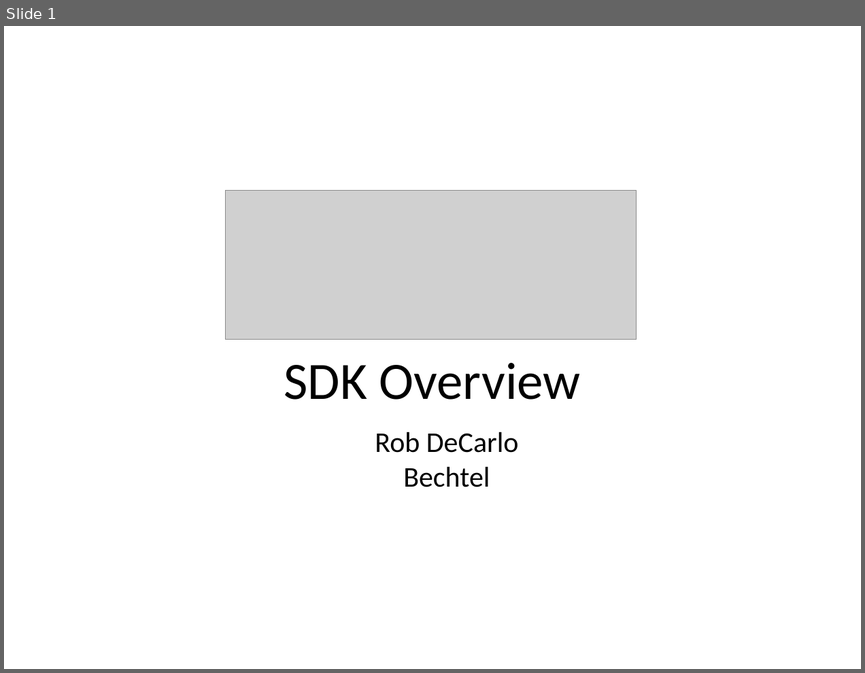
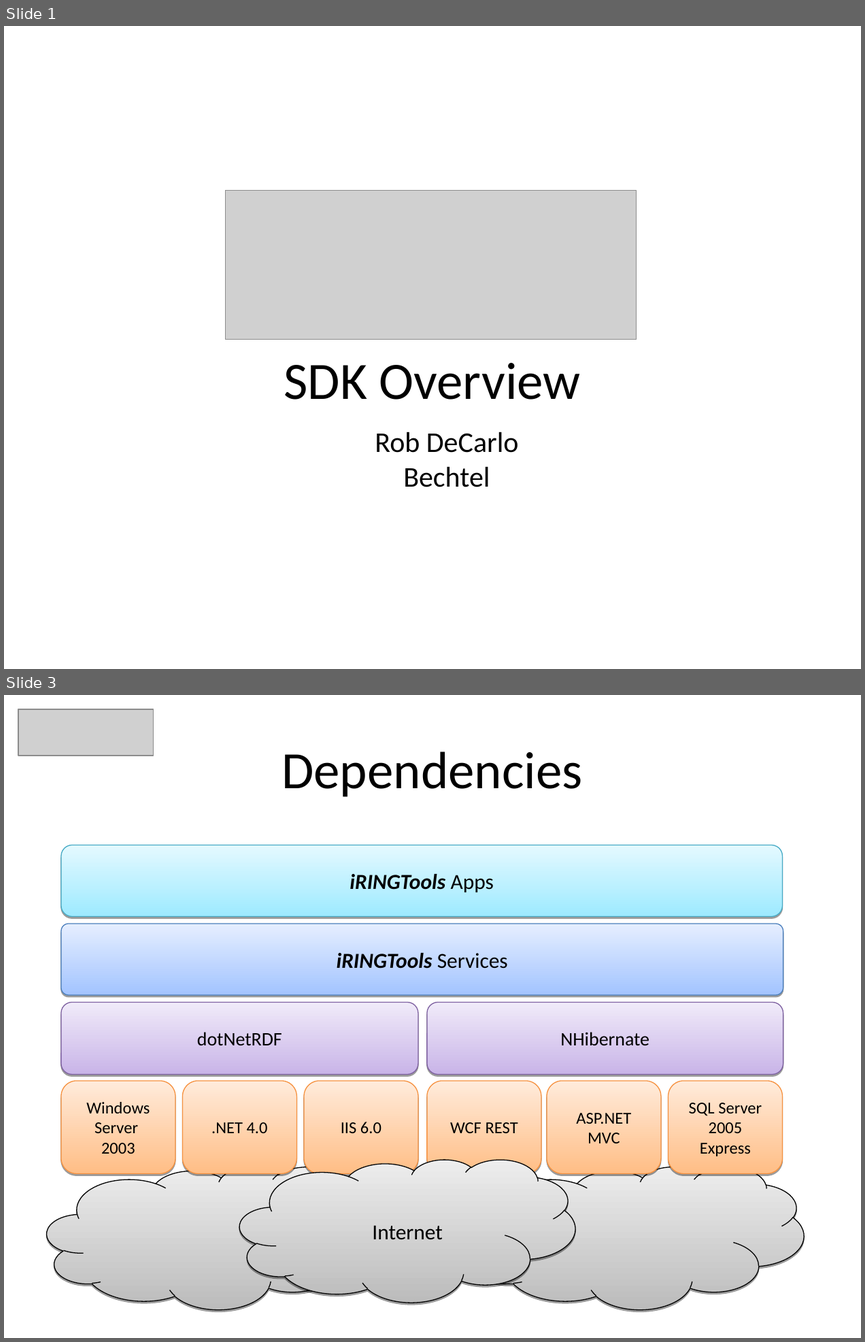
Before and after one commit to heyena/iring-tools, a slide deck: branches/2.0.x/Documentation/iRINGTools_SDK_Overview_v2.0.0.ppt. Shown one above the other, each under a label of ours: slide 1 before the commit, slides 1 and 3 after it; the slides between them are not shown. The pictures are 865x673 and 865x1342 pixels, drawn with LibreOffice and Linux fonts; fonts in the diff are those of the drawing; grey boxes stand for pictures; background and template pictures are left out. Boxes give left, top, right and bottom in pixels: in the first picture for what was removed or moved away, otherwise in the second. Text is boxed around its words. In the diff, an @@ line names an element or a change of style, - is before the commit and + after.

```diff
--- a/branches/2.0.x/Documentation/iRINGTools_SDK_Overview_v2.0.0.ppt
+++ b/branches/2.0.x/Documentation/iRINGTools_SDK_Overview_v2.0.0.ppt
@@ slide 3 added at <box>4,695,861,1338</box>, background #FFFFFF @@
@@ picture added at <box>18,709,154,756</box> @@
@@ text added at <box>281,751,582,797</box>, 44 pt, text #000000 @@
+Dependencies
@@ rounded rectangle added at <box>61,845,783,916</box>, fill gradient #9EEAFF to #E4F9FF, outline #46AAC5 0.74 pt, 18 pt, text #000000, bold, italic @@
+iRINGTools Apps
@@ rounded rectangle added at <box>61,923,784,995</box>, fill gradient #A3C4FF to #E5EEFF, outline #4A7EBB 0.74 pt, 18 pt, text #000000, bold, italic @@
+iRINGTools Services
@@ rounded rectangle added at <box>61,1002,419,1074</box>, fill gradient #C9B5E8 to #F0EAF9, outline #7D60A0 0.74 pt, 16 pt, text #000000 @@
+dotNetRDF
@@ rounded rectangle added at <box>427,1002,784,1074</box>, fill gradient #C9B5E8 to #F0EAF9, outline #7D60A0 0.74 pt, 16 pt, text #000000 @@
+NHibernate
@@ rounded rectangle added at <box>61,1081,175,1173</box>, fill gradient #FFBE86 to #FFEBDB, outline #F69240 0.74 pt, 14 pt, text #000000 @@
+Windows Server
+2003
@@ rounded rectangle added at <box>182,1081,296,1173</box>, fill gradient #FFBE86 to #FFEBDB, outline #F69240 0.74 pt, 14 pt, text #000000 @@
+.NET 4.0
@@ rounded rectangle added at <box>304,1081,418,1173</box>, fill gradient #FFBE86 to #FFEBDB, outline #F69240 0.74 pt, 14 pt, text #000000 @@
+IIS 6.0
@@ rounded rectangle added at <box>427,1081,541,1173</box>, fill gradient #FFBE86 to #FFEBDB, outline #F69240 0.74 pt, 14 pt, text #000000 @@
+WCF REST
@@ rounded rectangle added at <box>547,1081,660,1173</box>, fill gradient #FFBE86 to #FFEBDB, outline #F69240 0.74 pt, 14 pt, text #000000 @@
+ASP.NET MVC
@@ rounded rectangle added at <box>668,1081,782,1173</box>, fill gradient #FFBE86 to #FFEBDB, outline #F69240 0.74 pt, 14 pt, text #000000 @@
+SQL Server
+2005 Express
@@ freeform shape added at <box>239,1159,575,1302</box>, fill gradient #BCBCBC to #EDEDED, outline #000000 0.74 pt, 18 pt, text #000000 @@
+Internet
@@ freeform shape added at <box>47,1166,383,1309</box>, fill gradient #BCBCBC to #EDEDED, outline #000000 0.74 pt @@
@@ freeform shape added at <box>468,1166,804,1309</box>, fill gradient #BCBCBC to #EDEDED, outline #000000 0.74 pt @@
```
Also in this commit, not shown: 8 slides changed, 7 other slides added, 5 slides removed, 1 other file.
